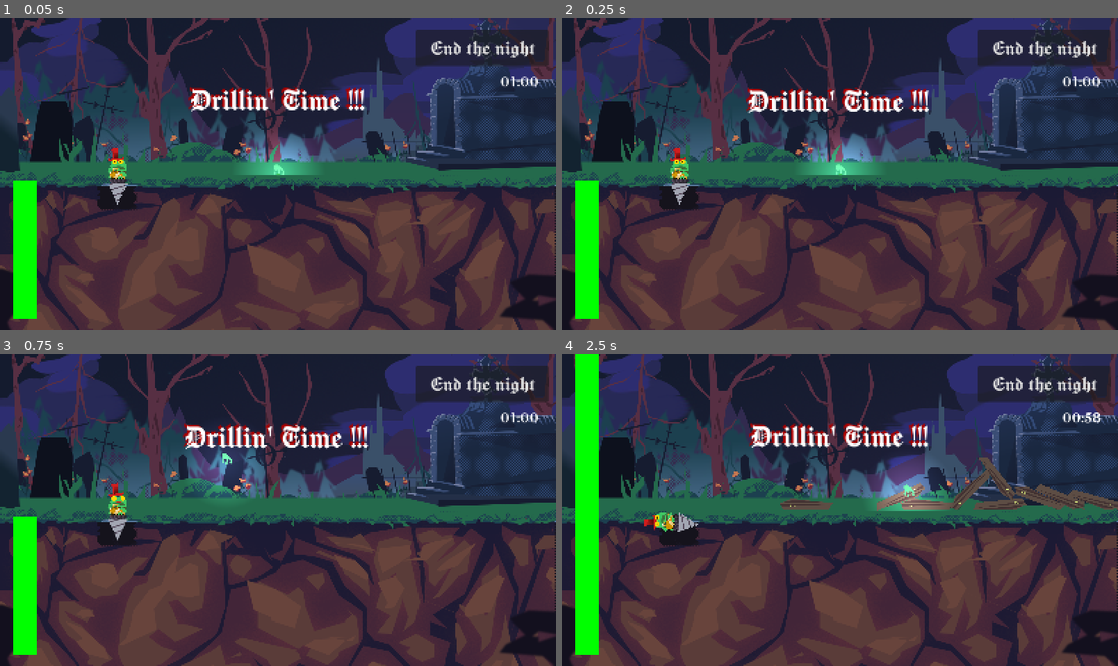
Above: before the commit, frames 1-4 (two rows, left to right).
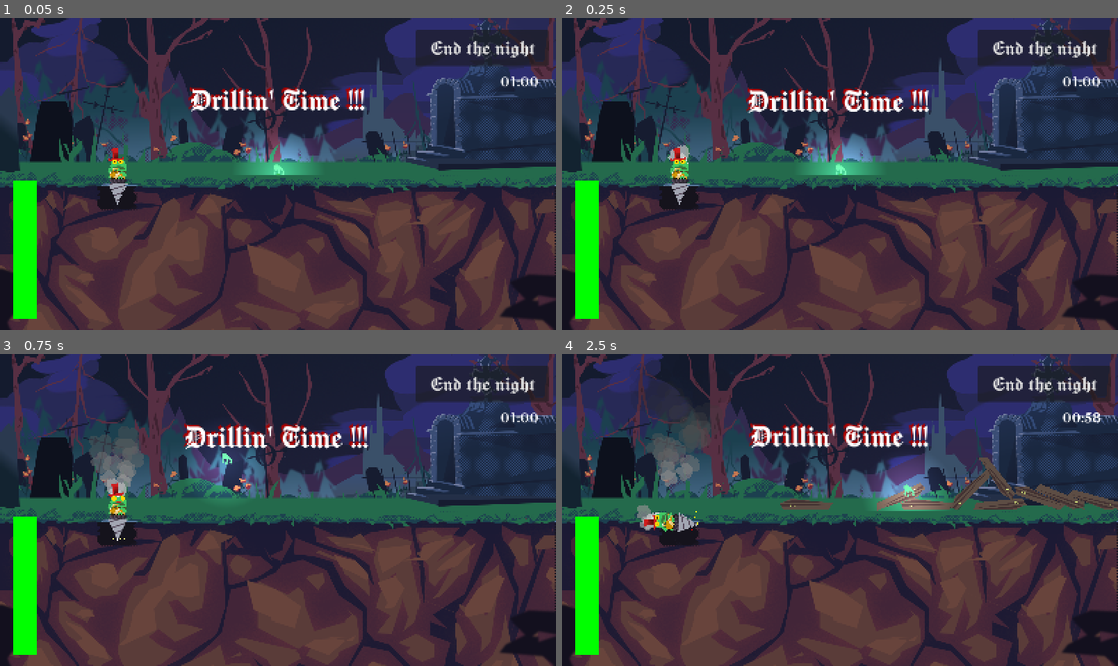
Above: after the commit, the same moments.

Repository: alelouis/ludumdare-57-les5ddp
Game: Godot game, scene res://scenes/test/tilemap_test_scene/tilemap_test.tscn
Same seed, same stepped clock (60 frames per second), same inputs: the game is played once before the commit and once after it. The engine's default icon, where the game draws it, is replaced by a stand-in: a white triangle on a blue panel in a dark square.
Inputs (mouse positions are in pixels of both pictures, inside the frame that each line leads up to):
- Up to frame 1 (0.05 s): no input
- Up to frame 2 (0.25 s): no input
- Up to frame 3 (0.75 s): tap Enter at 0.5 s; drag from (278, 435) to (116, 513) at 0.52 s
- Up to frame 4 (2.5 s): drag from (823, 425) to (678, 513) at 1.27 s; move the mouse to (906, 494) at 2.02 s; hold D from 2.03 s (still down); tap R at 2.1 s; click (906, 494) at 2.17 s

Frame 1 is identical in both runs. In frame 2, less than 0.1% of the frame differs, in the area x 19-23%, y 40-49%; in frame 3, 1.2%; in frame 4, 3.6%, in the area x 2-27%, y 0-57%.

Commit message:
Add drill particles

Diff:
--- a/scenes/drill.tscn
+++ b/scenes/drill.tscn
@@ -9,6 +9,7 @@
 [ext_resource type="Texture2D" uid="uid://cd5h2253js8rx" path="res://assets/sprites/drill_fr3.png" id="5_hql8b"]
 [ext_resource type="Texture2D" uid="uid://bj7rqj8xsvuk5" path="res://assets/sprites/drill_fr4.png" id="6_fo41f"]
 [ext_resource type="Texture2D" uid="uid://cvdo3g58aykq" path="res://assets/sprites/drill_solo.png" id="7_8cwd3"]
+[ext_resource type="Texture2D" uid="uid://bw52xocnw3ncq" path="res://assets/sprites/smoke.png" id="10_hql8b"]
 
 [sub_resource type="Animation" id="Animation_cljqy"]
 length = 0.001
@@ -159,6 +160,22 @@
 [sub_resource type="CircleShape2D" id="CircleShape2D_nx8ti"]
 radius = 37.0135
 
+[sub_resource type="Curve" id="Curve_fo41f"]
+_data = [Vector2(0, 0.16581), 0.0, 0.0, 0, 0, Vector2(0.877569, 0.726282), 0.0, 0.0, 0, 0]
+point_count = 2
+
+[sub_resource type="Gradient" id="Gradient_euh7r"]
+offsets = PackedFloat32Array(0, 0.175221, 0.711504)
+colors = PackedColorArray(1, 1, 1, 1, 0.565763, 0.565763, 0.565763, 0.684956, 0, 0, 0, 0)
+
+[sub_resource type="Curve" id="Curve_8cwd3"]
+_data = [Vector2(0.297089, 1), 0.0, 0.0, 0, 0, Vector2(0.86387, 0.217947), 0.0, 0.0, 0, 0]
+point_count = 2
+
+[sub_resource type="Gradient" id="Gradient_hql8b"]
+offsets = PackedFloat32Array(0, 0.323894, 0.39292)
+colors = PackedColorArray(1, 1, 1, 1, 1, 1, 0, 1, 0.868996, 2.28621e-06, 1.63645e-06, 1)
+
 [node name="Drill" type="RigidBody2D"]
 collision_layer = 4
 gravity_scale = 0.0
@@ -173,6 +190,7 @@
 }
 
 [node name="Sprite2D" type="Sprite2D" parent="."]
+z_index = 1
 position = Vector2(-36.3593, 0.640579)
 rotation = -1.5708
 scale = Vector2(0.45, 0.45)
@@ -200,3 +218,38 @@
 [node name="CollisionShape2D" type="CollisionShape2D" parent="GroundEraser"]
 position = Vector2(1, 1)
 shape = SubResource("CircleShape2D_nx8ti")
+
+[node name="Smoke" type="CPUParticles2D" parent="."]
+position = Vector2(-50, 0)
+amount = 40
+texture = ExtResource("10_hql8b")
+lifetime = 1.88
+direction = Vector2(-1, 0)
+spread = 25.96
+gravity = Vector2(0, -200)
+initial_velocity_min = 185.9
+initial_velocity_max = 192.31
+angular_velocity_min = -140.59
+angular_velocity_max = 151.08
+damping_max = 1.0
+scale_amount_curve = SubResource("Curve_fo41f")
+color_ramp = SubResource("Gradient_euh7r")
+
+[node name="CPUParticles2D" type="CPUParticles2D" parent="."]
+z_index = 3
+position = Vector2(50, 1)
+amount = 50
+randomness = 0.98
+lifetime_randomness = 0.42
+direction = Vector2(-1, 0)
+spread = 81.04
+gravity = Vector2(0, 0)
+initial_velocity_max = 200.0
+angular_velocity_min = -96.92
+angular_velocity_max = 387.69
+scale_amount_min = 0.0
+scale_amount_max = 5.0
+scale_amount_curve = SubResource("Curve_8cwd3")
+color_ramp = SubResource("Gradient_hql8b")
+hue_variation_min = 0.91
+hue_variation_max = 1.0
--- a/scripts/drill.gd
+++ b/scripts/drill.gd
@@ -27,10 +27,14 @@
 func on_phase_changed(phase: String) -> void:
 	if phase == "coffin":
 		animation_player.play("fade_to_drill")
+		get_node("CPUParticles2D").emitting = false
+		get_node("Smoke").emitting = false
 	elif phase == "drill":
 		animation_player.play("idle")
 
+
 func _ready() -> void:
+	get_node("CPUParticles2D").emitting = false
 	start_position = global_position
 	$GroundEraser.ground = ground
 	$GroundEraser.fuel = fuel_bar
@@ -106,8 +110,10 @@
 		is_dragging = event.pressed
 		if is_dragging:
 			animation_player.play("drillin")
+			get_node("CPUParticles2D").emitting = true
 		else:
 			animation_player.play("idle")
+			get_node("CPUParticles2D").emitting = false
 	if event is InputEventKey and event.pressed and event.keycode == KEY_R:
 		reset_drill()
 	if event is InputEventKey and event.pressed and event.keycode == KEY_D:
--- a/scripts/drill_fuel.gd
+++ b/scripts/drill_fuel.gd
@@ -2,7 +2,7 @@
 
 class_name DrillFuel
 
-@export var max_fuel := 10.0
+@export var max_fuel := 100.0
 @export var delta := 0.1
 @export var current_fuel := max_fuel
 @onready var text_label = $"../RichTextLabel"
Binary file added: assets/sprites/smoke.png
Not shown, added: assets/sprites/smoke.png.import
Not shown: 1 places in scenes/drill.tscn that only renumber resources
Not shown: 2 places in scenes/test/tilemap_test_scene/tilemap_test.tscn that only renumber resources
